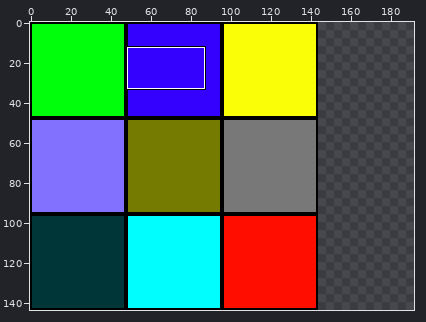
Two versions of one sprite sheet, src/tiles.png. The first picture is a wide view before the edit; the outline marks the close-up.
Close-up. First the earlier version:
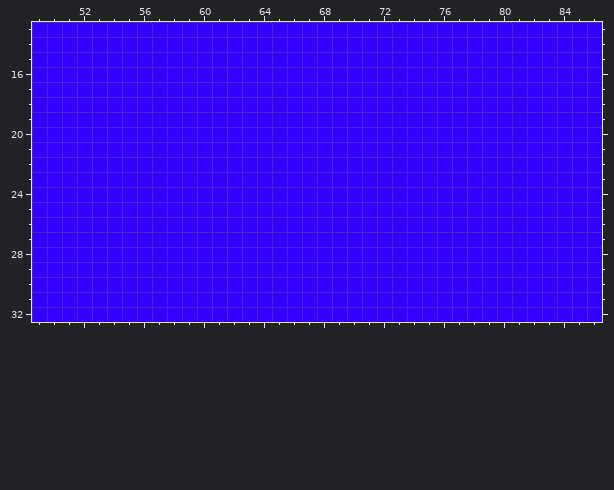
The file is 144x144 pixels. Colours within 5 levels of each other are drawn and written as one. Shown: x 49..86, y 13..32. The old version is drawn lined up with the new one, on the new canvas. The commit also changed other parts of the picture, which this record leaves out.
The result:
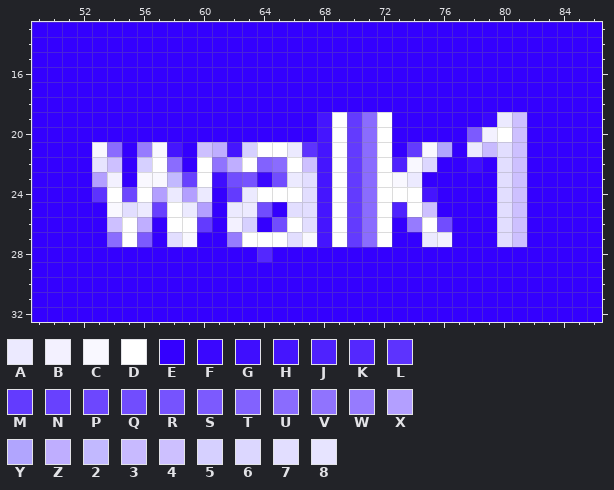
Palette (. is transparent): A #eceaff  B #f3f1ff  C #f9f8ff  D #ffffff  E #3400fe  F #3a07fe  G #3f0efe  H #4515fe  J #4f22fe  K #5428fe  L #5d33fe  M #633bfe  N #6841fe  P #6d47fe  Q #714dfe  R #7653fe  S #7c5afe  T #8262fe  U #8a6cfe  V #9073fe  W #967bfe  X #b39fff  Y #b1a5fe  Z #bfaeff  2 #c2b9ff  3 #c8baff  4 #cdc0ff  5 #d6d0ff  6 #dcd7ff  7 #e2deff  8 #e7e4ff
Difference:
canvas 144x144 -> 192x144
Changed rows in their new state; - is an unchanged pixel.
first column x 53:
19 ---------------HDMUD------FA4
20 ---------------HDMUD-----SBD4
21 CU-WCH-4ZH5DDALHDMUD-MCY-A374
22 84-5DU-DVZDTUD4HDMUDJC6--G-74
23 XB-CC2NDGQRFQA7HDMUDCA-----74
24 LDPDXAXA-MADDD7HDMUDDDH----74
25 -C7ANDAX-AAQ-77HDMUDJD4----74
26 -4DZ-DDM-B5-QD7HDMUD-WDQ---74
27 -UDS-7C--WDDD7CHDMUD--AB---74
28 -----------K-----------------
Where, in picture pixels (left, top, right, bottom), the same in both close-ups:
changed: (92, 112, 527, 262)
